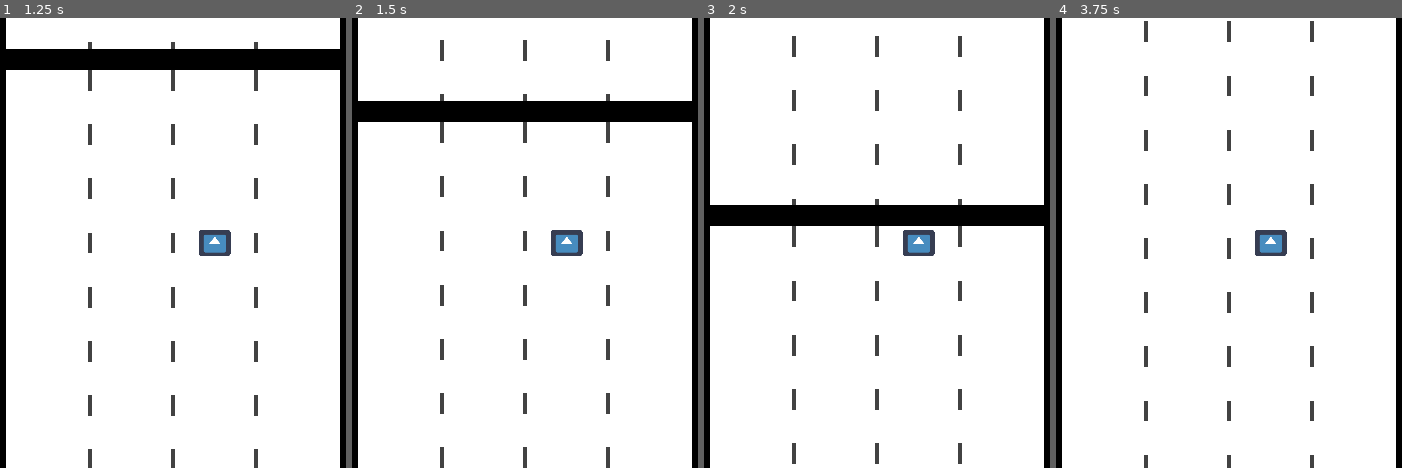
Above: before the commit, frames 1-4 (left to right).
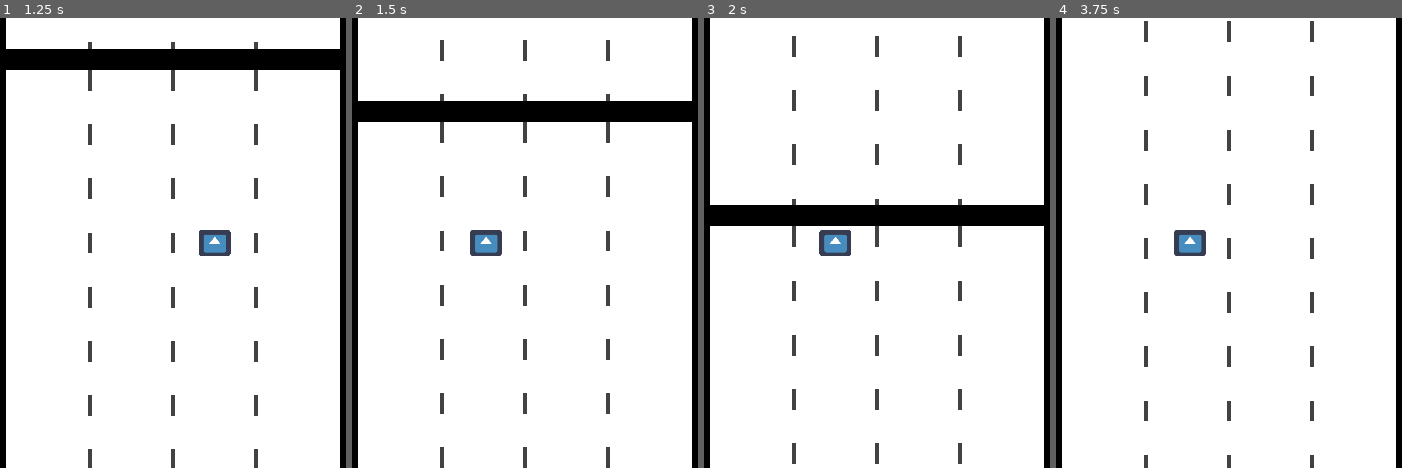
Above: after the commit, the same moments.

Repository: lajollagamesclub/week-139-followers
Game: Godot game, scene res://Main.tscn
The game is run twice, just before and just after one commit, with the same random seed, the same clock (stepped at 60 frames per second) and the same inputs. The engine's default icon, where the game draws it, is replaced by a stand-in: a white triangle on a blue panel in a dark square.
Inputs:
- Up to frame 1 (1.25 s): hold D (g_right, bound only after the commit) from 0.53 s (still down)
- Up to frame 2 (1.5 s): release D (g_right, bound only after the commit) at 1.28 s; hold A (g_left, bound only after the commit) from 1.28 s (still down)
- Up to frame 3 (2 s): keep holding A (g_left, bound only after the commit)
- Up to frame 4 (3.75 s): release A (g_left, bound only after the commit) at 2.03 s; hold D (g_right, bound only after the commit) 2.03-3.53 s; tap Enter at 3.5 s; hold A (g_left, bound only after the commit) from 3.53 s (still down)

Frame 1 is identical in both runs. In frame 2, 1.0% of the frame differs, in the area x 34-67%, y 47-53%; in frame 3, 1.0%; in frame 4, 1.0%.

Commit message:
Add movement across lanes

Diff:
--- a/src/Main.tscn
+++ b/src/Main.tscn
@@ -14,6 +14,7 @@
 script = ExtResource( 4 )
 
 [node name="TrainCar" parent="TrainCarManager" instance=ExtResource( 2 )]
+position = Vector2( 960, -500 )
 
 [node name="Player" type="Area2D" parent="."]
 position = Vector2( 1060, 540 )
--- a/src/Player.gd
+++ b/src/Player.gd
@@ -1,7 +1,30 @@
 extends Area2D
 
 const player_state = preload("res://player_state.tres")
+const middle = 960.0
+const step = 200.0
 
+onready var target_x_pos: float = global_position.x
+
+func _input(event):
+	if event.is_action_pressed("g_left"):
+		if on_left_side():
+			take_down_suitcase()
+		else:
+			target_x_pos -= step
+	elif event.is_action_pressed("g_right"):
+		if not on_left_side():
+			take_down_suitcase()
+		else:
+			target_x_pos += step
+
+func take_down_suitcase():
+	pass
 
 func _physics_process(delta):
+	global_position.x = ((target_x_pos - global_position.x) * 15.0 * delta) + global_position.x
+
 	player_state.move(Vector2(0, -500)*delta)
+
+func on_left_side() -> bool:
+	return target_x_pos < middle
--- a/src/project.godot
+++ b/src/project.godot
@@ -31,6 +31,19 @@
 window/stretch/mode="2d"
 window/stretch/aspect="keep"
 
+[input]
+
+g_left={
+"deadzone": 0.5,
+"events": [ Object(InputEventKey,"resource_local_to_scene":false,"resource_name":"","device":0,"alt":false,"shift":false,"control":false,"meta":false,"command":false,"pressed":false,"scancode":65,"unicode":0,"echo":false,"script":null)
+ ]
+}
+g_right={
+"deadzone": 0.5,
+"events": [ Object(InputEventKey,"resource_local_to_scene":false,"resource_name":"","device":0,"alt":false,"shift":false,"control":false,"meta":false,"command":false,"pressed":false,"scancode":68,"unicode":0,"echo":false,"script":null)
+ ]
+}
+
 [rendering]
 
 quality/driver/driver_name="GLES2"
